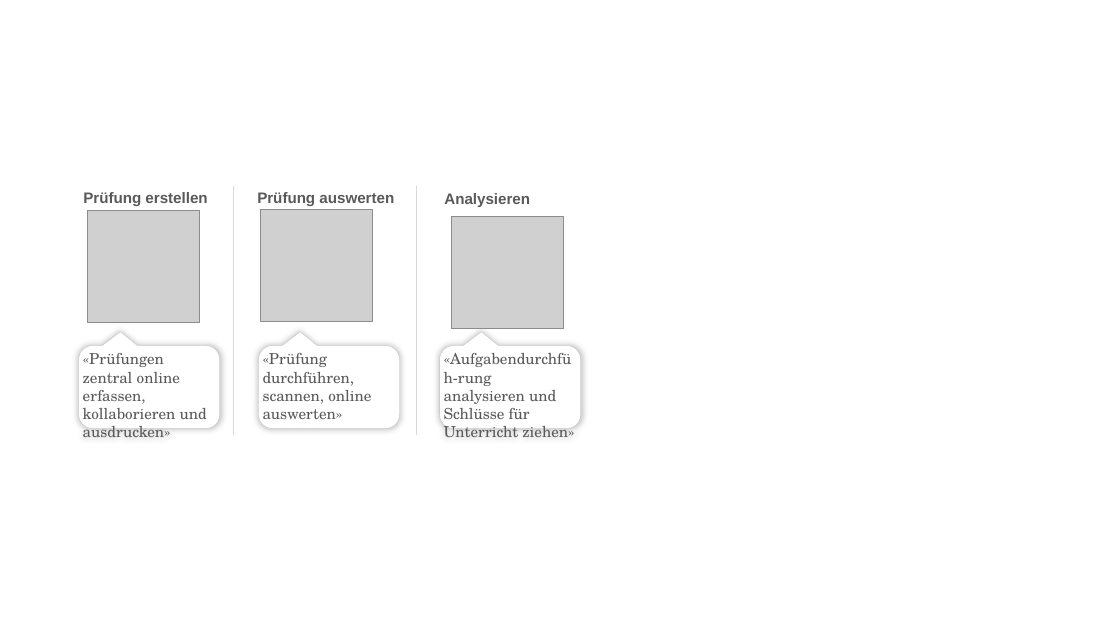
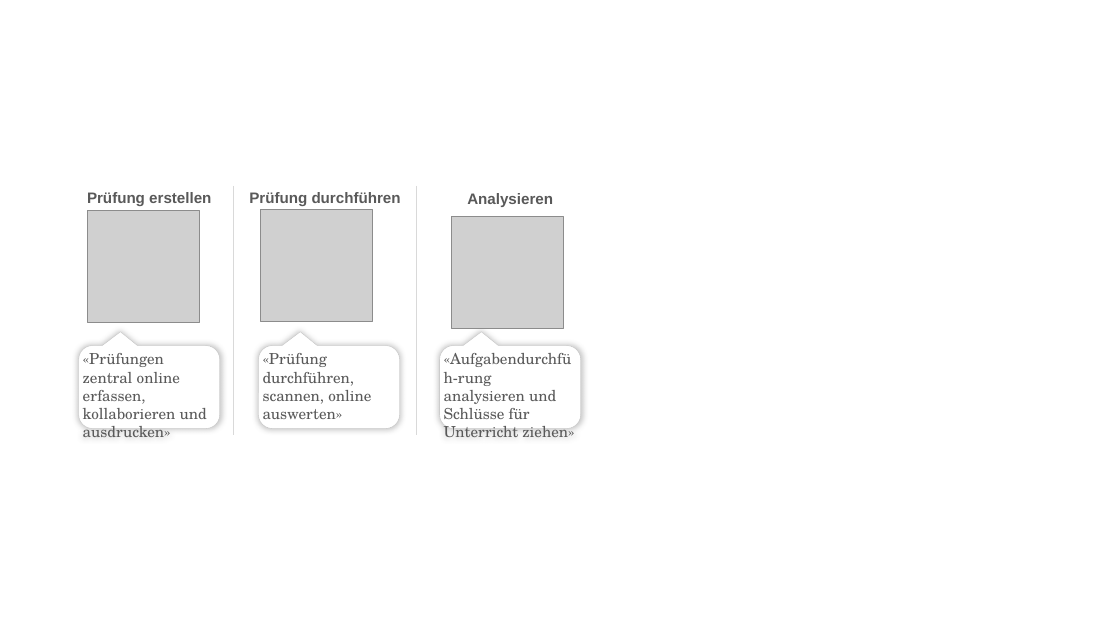
Before and after one commit to Examibur/examibur, a slide deck: slide 2 of docs/projektplan/resources/diverseGrafiken.pptx. Drawn at 1120x630 pixels with LibreOffice and Linux fonts; fonts in the diff are those of the drawing; grey boxes stand for pictures. Boxes give left, top, right and bottom in pixels: in the first picture for what was removed or moved away, otherwise in the second. Text is boxed around its words. In the diff, an @@ line names an element or a change of style, - is before the commit and + after.

```diff
--- a/docs/projektplan/resources/diverseGrafiken.pptx
+++ b/docs/projektplan/resources/diverseGrafiken.pptx
@@ text "Prüfung erstellen" at (x1=87, y1=192, x2=211, y2=206): alignment left to centre @@
@@ text at (x1=249, y1=192, x2=401, y2=206): text changed @@
-Prüfung auswerten
+Prüfung durchführen
@@ text "Analysieren" at (x1=467, y1=193, x2=553, y2=207): alignment left to centre @@
```
Also in this commit, not shown: 1 other file.
